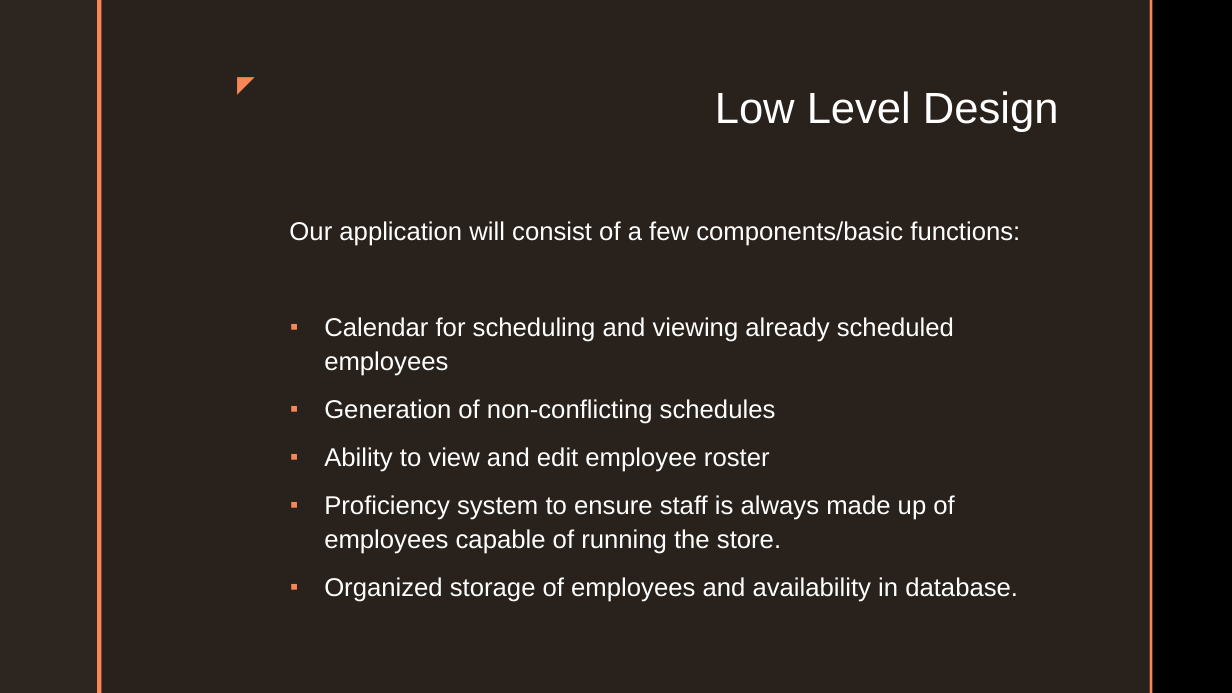
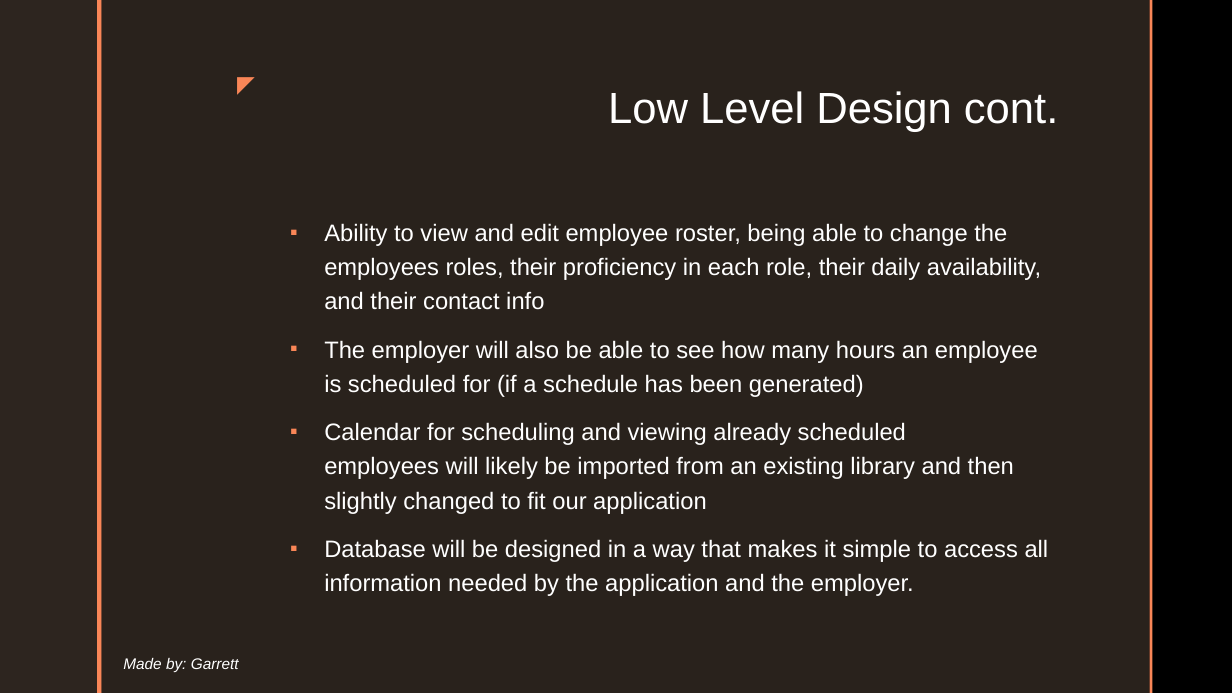
Before and after one commit to cushonz/Capstone_Project, a slide deck: slide 10 of individual_Work/homework/Midterm_presentation.pptx (slide 5 before the commit). Drawn at 1232x693 pixels with LibreOffice and Linux fonts; fonts in the diff are those of the drawing; background and template pictures are left out. Boxes give left, top, right and bottom in pixels: in the first picture for what was removed or moved away, otherwise in the second. Text is boxed around its words. In the diff, an @@ line names an element or a change of style, - is before the commit and + after.

Commit message:
Database

```diff
--- a/individual_Work/homework/Midterm_presentation.pptx
+++ b/individual_Work/homework/Midterm_presentation.pptx
@@ title at [608, 91, 1058, 132]: text changed @@
-Low Level Design
+Low Level Design cont.
@@ text at [324, 223, 1049, 596]: text changed; size 20 to 18.5 pt @@
-Our application will consist of a few components/basic functions:
-▪ Calendar for scheduling and viewing already scheduled employees
-▪ Generation of non-conflicting schedules
-▪ Ability to view and edit employee roster
-▪ Proficiency system to ensure staff is always made up of employees capable of running the store.
-▪ Organized storage of employees and availability in database.
+▪ Ability to view and edit employee roster, being able to change the employees roles, their proficiency in each role, their daily availability, and their contact info
+▪ The employer will also be able to see how many hours an employee is scheduled for (if a schedule has been generated)
+▪ Calendar for scheduling and viewing already scheduled employees will likely be imported from an existing library and then slightly changed to fit our application
+▪ Database will be designed in a way that makes it simple to access all information needed by the application and the employer.
@@ text added at [123, 658, 239, 672], 12 pt, text #FFFFFF, italic @@
+Made by: Garrett
```
Also in this commit, not shown: 5 other slides changed, 15 slides added, 7 slides removed, 2 other files.
